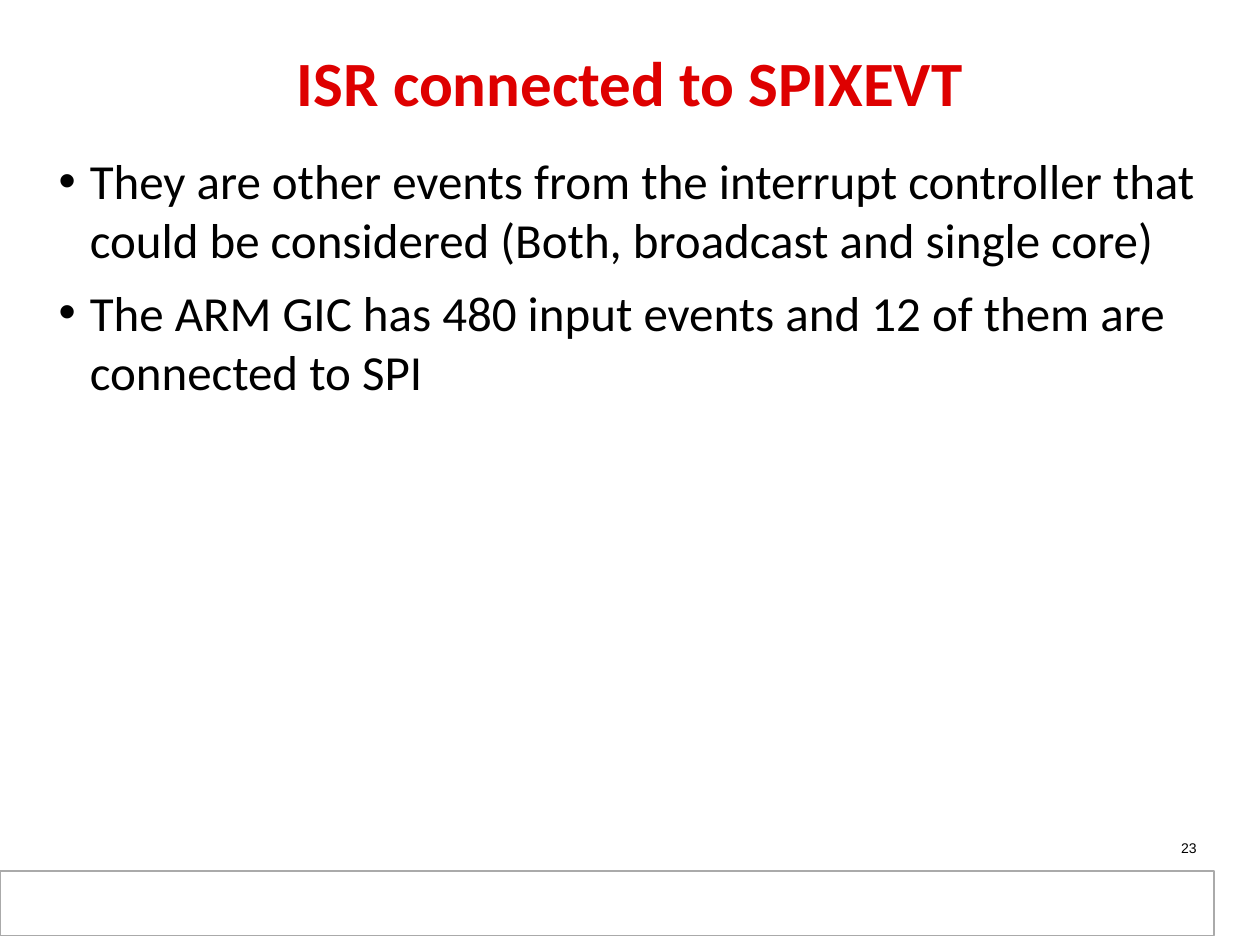
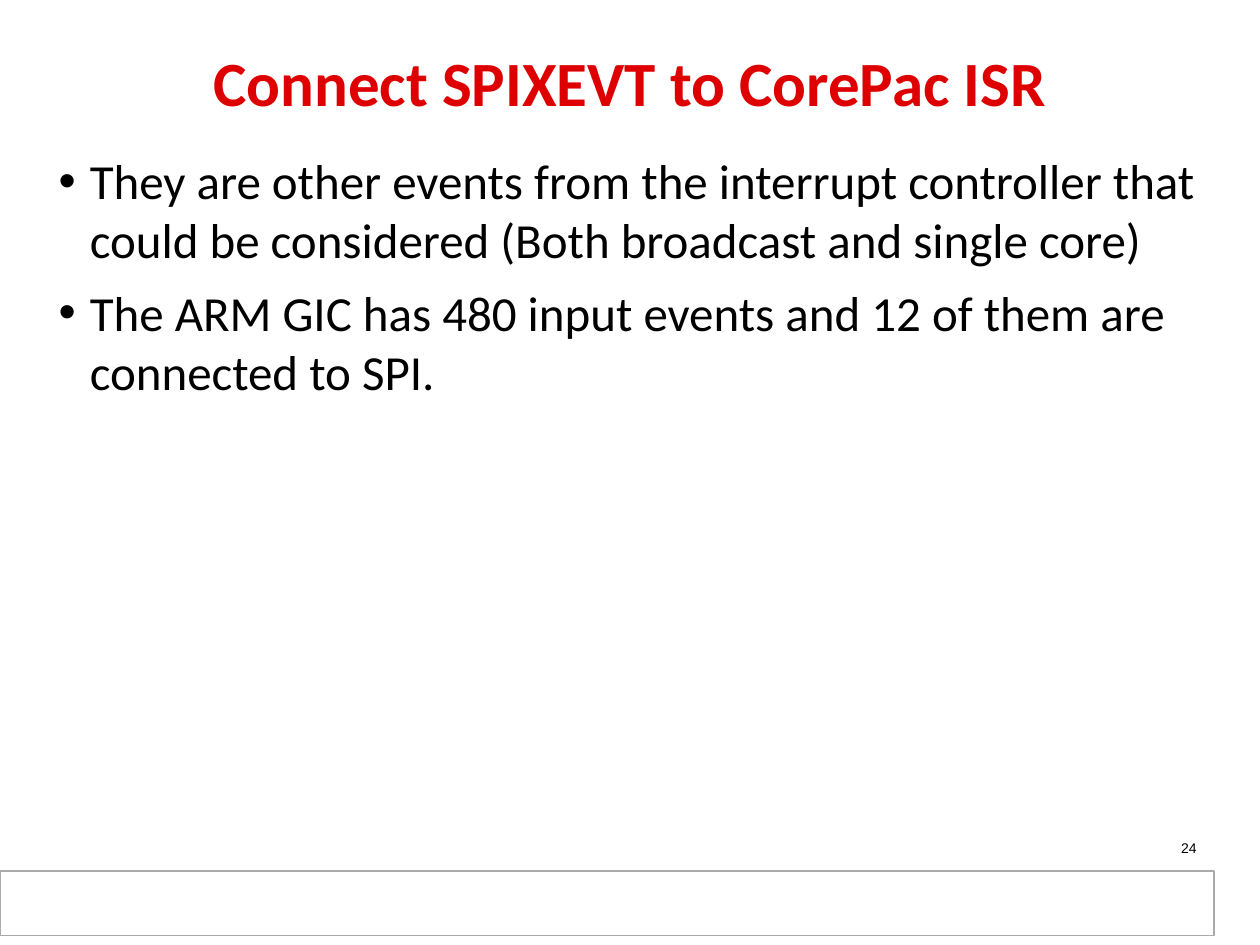
Before and after one commit to hari1989/keystone-workshop, a slide deck: slide 24 of slides/KeyStone_Interrupts.pptx (slide 23 before the commit). Drawn at 1260x945 pixels with LibreOffice and Linux fonts; fonts in the diff are those of the drawing; background and template pictures are left out. Boxes give left, top, right and bottom in pixels: in the first picture for what was removed or moved away, otherwise in the second. Text is boxed around its words. In the diff, an @@ line names an element or a change of style, - is before the commit and + after.

```diff
--- a/slides/KeyStone_Interrupts.pptx
+++ b/slides/KeyStone_Interrupts.pptx
@@ title at (213,64,1046,107): text changed @@
-ISR connected to SPIXEVT
+Connect SPIXEVT to CorePac ISR
@@ text at (90,165,1194,391): text changed @@
-• They are other events from the interrupt controller that could be considered (Both, broadcast and single core)
-• The ARM GIC has 480 input events and 12 of them are connected to SPI
+• They are other events from the interrupt controller that could be considered (Both broadcast and single core)
+• The ARM GIC has 480 input events and 12 of them are connected to SPI.
@@ page number at (1181,843,1197,853): text changed @@
-23
+24
```
Also in this commit, not shown: 29 other slides changed, 7 slides added, 6 slides removed.
